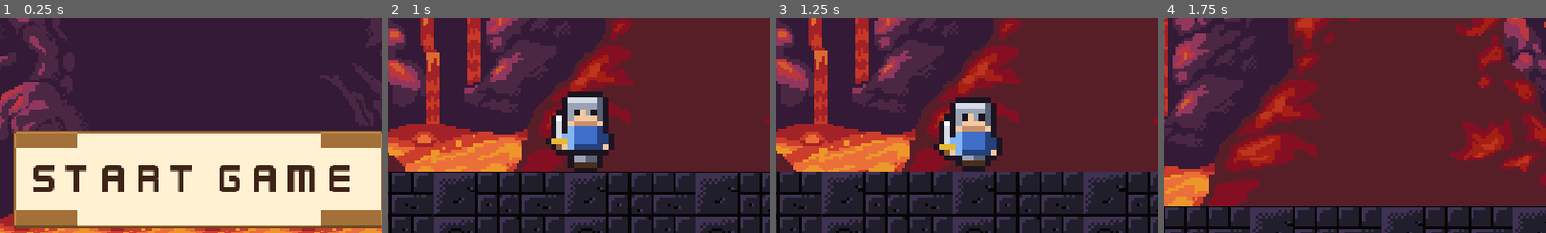
Above: before the commit, frames 1-4 (left to right).
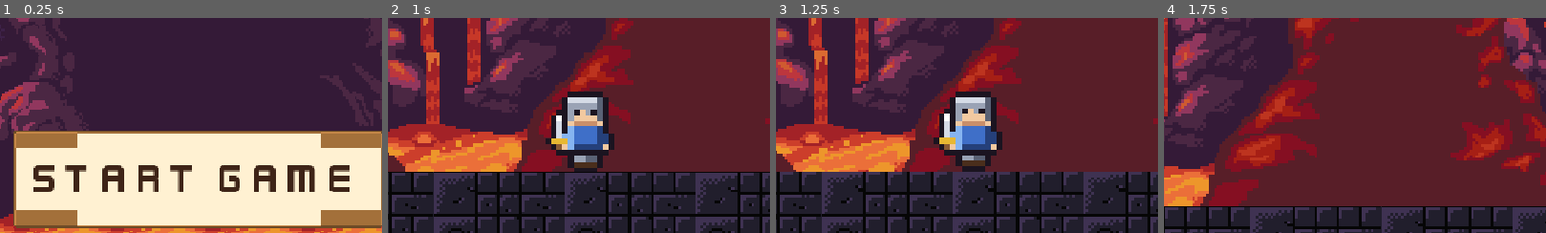
Above: after the commit, the same moments.

Repository: BillNyeFan123-creator/rebound
Game: Godot game, scene res://start_screen.tscn
Two runs of this game, one before a commit and one after it. Both use one fixed random seed, a clock stepped at 60 frames per second and the inputs below.
Inputs (mouse positions are % of the whole screen's width and height, from its top left):
- Up to frame 1 (0.25 s): no input
- Up to frame 2 (1 s): click "Start Game" at 0.5 s
- Up to frame 3 (1.25 s): no input
- Up to frame 4 (1.75 s): move the mouse to (72, 45) at 1.27 s; hold D (move_right) from 1.28 s (still down); tap X (attack) at 1.35 s; tap W (jump) at 1.52 s
The pictures show only the part of the screen within x 26-76%, y 39-89%; the shares and areas given below are measured in that part.

Frames 1-2 are identical in both runs. In frame 3, 2.9% of the frame differs, in the area x 41-60%, y 34-67%; in frame 4, nothing differs.

Commit message:
anims

Diff:
--- a/assets/Themes/MainTheme.tres
+++ b/assets/Themes/MainTheme.tres
@@ -1,43 +1,42 @@
 [gd_resource type="Theme" format=3 uid="uid://b7otltoatbmd0"]
 
-[ext_resource type="Texture2D" uid="uid://brfasakdwkkas" path="res://assets/GameUI/Buttons/button_rectangle_border.png" id="1_c0r53"]
-[ext_resource type="Texture2D" uid="uid://dnmlj0ef776dp" path="res://assets/GameUI/Buttons/button_rectangle_depth_border.png" id="2_g6dqc"]
-[ext_resource type="Texture2D" path="res://assets/GameUI/PixelUI/button.png" id="3_btn"]
-[ext_resource type="Texture2D" path="res://assets/GameUI/PixelUI/button_hover.png" id="4_btnh"]
-[ext_resource type="Texture2D" path="res://assets/GameUI/Panel/input_outline_rectangle.png" id="5_panel"]
-[ext_resource type="Texture2D" path="res://assets/GameUI/Panel/input_rectangle.png" id="6_panelin"]
-[ext_resource type="Texture2D" path="res://assets/GameUI/PixelUI/panel.png" id="7_pxpanel"]
-[ext_resource type="Texture2D" path="res://assets/GameUI/PixelUI/panel_inset.png" id="8_pxpanelin"]
-[ext_resource type="FontFile" path="res://assets/Fonts/Kenney Future Narrow.ttf" id="9_font"]
+[ext_resource type="Texture2D" uid="uid://b2d5evex5sh3y" path="res://assets/GameUI/PixelUI/button.png" id="3_btn"]
+[ext_resource type="Texture2D" uid="uid://bwnqrnq2sf27l" path="res://assets/GameUI/PixelUI/button_hover.png" id="4_btnh"]
+[ext_resource type="Texture2D" uid="uid://c1mb6bw5yrbh7" path="res://assets/GameUI/PixelUI/panel.png" id="7_pxpanel"]
+[ext_resource type="Texture2D" uid="uid://b3auubrbhdfso" path="res://assets/GameUI/PixelUI/panel_inset.png" id="8_pxpanelin"]
+[ext_resource type="FontFile" uid="uid://dapojxrdh0iqt" path="res://assets/Fonts/Kenney Future Narrow.ttf" id="9_font"]
 
-[sub_resource type="StyleBoxTexture" id="StyleBoxTexture_normal"]
-texture = ExtResource("3_btn")
+[sub_resource type="StyleBoxTexture" id="StyleBoxTexture_focus"]
+draw_center = false
+
+[sub_resource type="StyleBoxTexture" id="StyleBoxTexture_hover"]
 content_margin_left = 10.0
 content_margin_top = 6.0
 content_margin_right = 10.0
 content_margin_bottom = 6.0
+texture = ExtResource("4_btnh")
 texture_margin_left = 5.0
 texture_margin_top = 5.0
 texture_margin_right = 5.0
 texture_margin_bottom = 5.0
 
-[sub_resource type="StyleBoxTexture" id="StyleBoxTexture_hover"]
-texture = ExtResource("4_btnh")
+[sub_resource type="StyleBoxTexture" id="StyleBoxTexture_normal"]
 content_margin_left = 10.0
 content_margin_top = 6.0
 content_margin_right = 10.0
 content_margin_bottom = 6.0
+texture = ExtResource("3_btn")
 texture_margin_left = 5.0
 texture_margin_top = 5.0
 texture_margin_right = 5.0
 texture_margin_bottom = 5.0
 
 [sub_resource type="StyleBoxTexture" id="StyleBoxTexture_pressed"]
-texture = ExtResource("3_btn")
 content_margin_left = 10.0
 content_margin_top = 8.0
 content_margin_right = 10.0
 content_margin_bottom = 4.0
+texture = ExtResource("3_btn")
 texture_margin_left = 5.0
 texture_margin_top = 5.0
 texture_margin_right = 5.0
@@ -45,38 +44,26 @@
 modulate_color = Color(0.72, 0.72, 0.72, 1)
 
 [sub_resource type="StyleBoxTexture" id="StyleBoxTexture_panel"]
-texture = ExtResource("7_pxpanel")
 content_margin_left = 12.0
 content_margin_top = 12.0
 content_margin_right = 12.0
 content_margin_bottom = 12.0
+texture = ExtResource("7_pxpanel")
 texture_margin_left = 5.0
 texture_margin_top = 5.0
 texture_margin_right = 5.0
 texture_margin_bottom = 5.0
 
 [sub_resource type="StyleBoxTexture" id="StyleBoxTexture_panel_in"]
-texture = ExtResource("8_pxpanelin")
 content_margin_left = 10.0
 content_margin_top = 10.0
 content_margin_right = 10.0
 content_margin_bottom = 10.0
+texture = ExtResource("8_pxpanelin")
 texture_margin_left = 5.0
 texture_margin_top = 5.0
 texture_margin_right = 5.0
 texture_margin_bottom = 5.0
-
-[sub_resource type="StyleBoxTexture" id="StyleBoxTexture_focus"]
-draw_center = false
-border_width_left = 2
-border_width_top = 2
-border_width_right = 2
-border_width_bottom = 2
-border_color = Color(0.937255, 0.760784, 0.121569, 1)
-corner_radius_top_left = 4
-corner_radius_top_right = 4
-corner_radius_bottom_right = 4
-corner_radius_bottom_left = 4
 
 [resource]
 default_font = ExtResource("9_font")
--- a/scenes/player/sprite_knight.tscn
+++ b/scenes/player/sprite_knight.tscn
@@ -1,8 +1,12 @@
 [gd_scene format=3 uid="uid://76u2j6odyam8"]
 
 [ext_resource type="Texture2D" uid="uid://u4g038qop5cs" path="res://assets/Player/Knight/Idle Anim/knight_idle_0.png" id="1_cw2d6"]
+[ext_resource type="Texture2D" uid="uid://bv6s8uultkbi4" path="res://assets/Player/Knight/attack anim/front/knight_idle_0.png" id="1_mltwo"]
+[ext_resource type="Texture2D" uid="uid://4tlq8812rncq" path="res://assets/Player/Knight/attack anim/front/knight_attack_front.png" id="2_6fk4n"]
 [ext_resource type="Texture2D" uid="uid://caaghuvi0yqp1" path="res://assets/Player/Knight/Idle Anim/knight_idle_1.png" id="2_khinc"]
+[ext_resource type="Texture2D" uid="uid://kxr2x33mbq2u" path="res://assets/Player/Knight/attack anim/left/knightattackleft.png" id="3_kk027"]
 [ext_resource type="Texture2D" uid="uid://coy232ugddor0" path="res://assets/Player/Knight/walking anim/right/knight_walk_right_0.png" id="3_wr0"]
+[ext_resource type="Texture2D" uid="uid://cngxv38gvrxgm" path="res://assets/Player/Knight/attack anim/right/knightattackright.png" id="4_j2y8i"]
 [ext_resource type="Texture2D" uid="uid://cw0kgpluktyxo" path="res://assets/Player/Knight/walking anim/right/knight_walk_right_1.png" id="4_wr1"]
 [ext_resource type="Texture2D" uid="uid://o3dnndvqhc56" path="res://assets/Player/Knight/walking anim/right/knight_walk_right_2.png" id="5_wr2"]
 [ext_resource type="Texture2D" uid="uid://dofdw1orv4tsc" path="res://assets/Player/Knight/walking anim/right/knight_walk_right_3.png" id="6_wr3"]
@@ -61,8 +65,107 @@
 atlas = ExtResource("12_al")
 region = Rect2(160, 0, 32, 32)
 
+[sub_resource type="AtlasTexture" id="AtlasTexture_vnprf"]
+atlas = ExtResource("1_mltwo")
+region = Rect2(0, 0, 16, 16)
+
+[sub_resource type="AtlasTexture" id="AtlasTexture_2xq6x"]
+atlas = ExtResource("2_6fk4n")
+region = Rect2(88, 9, 15, 15)
+
+[sub_resource type="AtlasTexture" id="AtlasTexture_jis8u"]
+atlas = ExtResource("3_kk027")
+region = Rect2(90, 0, 16, 32)
+
+[sub_resource type="AtlasTexture" id="AtlasTexture_basqf"]
+atlas = ExtResource("3_kk027")
+region = Rect2(74, 0, 16, 32)
+
+[sub_resource type="AtlasTexture" id="AtlasTexture_ngehl"]
+atlas = ExtResource("3_kk027")
+region = Rect2(58, 0, 16, 32)
+
+[sub_resource type="AtlasTexture" id="AtlasTexture_e7bel"]
+atlas = ExtResource("3_kk027")
+region = Rect2(42, 0, 16, 32)
+
+[sub_resource type="AtlasTexture" id="AtlasTexture_5fw5o"]
+atlas = ExtResource("3_kk027")
+region = Rect2(26, 0, 16, 32)
+
+[sub_resource type="AtlasTexture" id="AtlasTexture_okl4x"]
+atlas = ExtResource("4_j2y8i")
+region = Rect2(120, 0, 16, 32)
+
+[sub_resource type="AtlasTexture" id="AtlasTexture_vvuv1"]
+atlas = ExtResource("4_j2y8i")
+region = Rect2(104, 0, 16, 32)
+
+[sub_resource type="AtlasTexture" id="AtlasTexture_fa7rq"]
+atlas = ExtResource("4_j2y8i")
+region = Rect2(88, 0, 16, 32)
+
+[sub_resource type="AtlasTexture" id="AtlasTexture_0u45p"]
+atlas = ExtResource("4_j2y8i")
+region = Rect2(72, 0, 16, 32)
+
+[sub_resource type="AtlasTexture" id="AtlasTexture_vri0v"]
+atlas = ExtResource("4_j2y8i")
+region = Rect2(56, 0, 16, 32)
+
 [sub_resource type="SpriteFrames" id="SpriteFrames_vrxvm"]
 animations = [{
+"frames": [{
+"duration": 1.0,
+"texture": SubResource("AtlasTexture_vnprf")
+}, {
+"duration": 1.0,
+"texture": SubResource("AtlasTexture_2xq6x")
+}],
+"loop": 1,
+"name": &"knight attack front",
+"speed": 5.0
+}, {
+"frames": [{
+"duration": 1.0,
+"texture": SubResource("AtlasTexture_jis8u")
+}, {
+"duration": 1.0,
+"texture": SubResource("AtlasTexture_basqf")
+}, {
+"duration": 1.0,
+"texture": SubResource("AtlasTexture_ngehl")
+}, {
+"duration": 1.0,
+"texture": SubResource("AtlasTexture_e7bel")
+}, {
+"duration": 1.0,
+"texture": SubResource("AtlasTexture_5fw5o")
+}],
+"loop": 1,
+"name": &"knight attack left",
+"speed": 8.0
+}, {
+"frames": [{
+"duration": 1.0,
+"texture": SubResource("AtlasTexture_okl4x")
+}, {
+"duration": 1.0,
+"texture": SubResource("AtlasTexture_vvuv1")
+}, {
+"duration": 1.0,
+"texture": SubResource("AtlasTexture_fa7rq")
+}, {
+"duration": 1.0,
+"texture": SubResource("AtlasTexture_0u45p")
+}, {
+"duration": 1.0,
+"texture": SubResource("AtlasTexture_vri0v")
+}],
+"loop": 1,
+"name": &"knight attack right",
+"speed": 8.0
+}, {
 "frames": [{
 "duration": 1.0,
 "texture": ExtResource("1_cw2d6")
@@ -157,5 +260,5 @@
 
 [node name="SpriteKnight" type="AnimatedSprite2D" unique_id=1973205071]
 sprite_frames = SubResource("SpriteFrames_vrxvm")
-animation = &"knight idle"
+animation = &"knight attack left"
 centered = false
